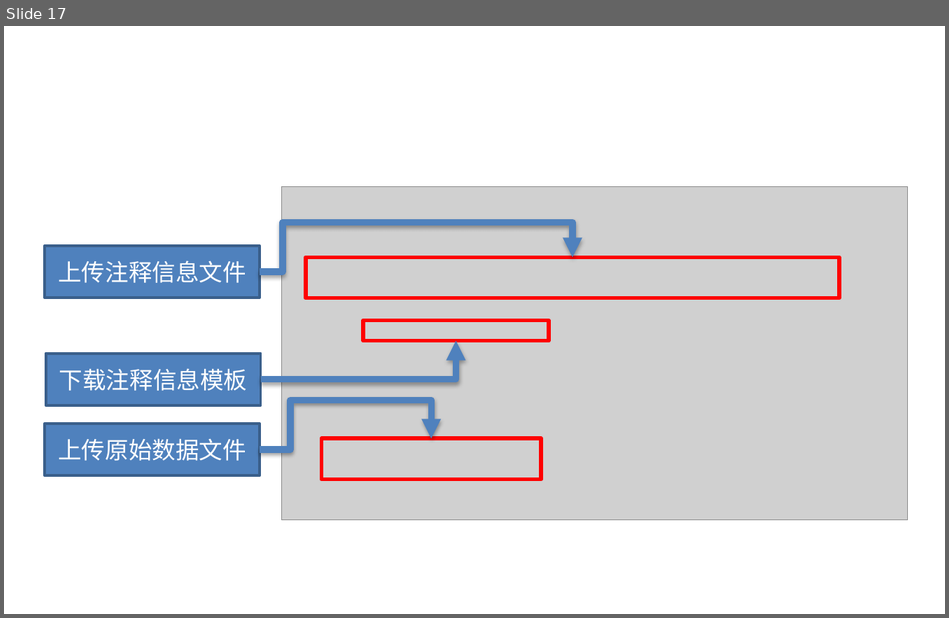
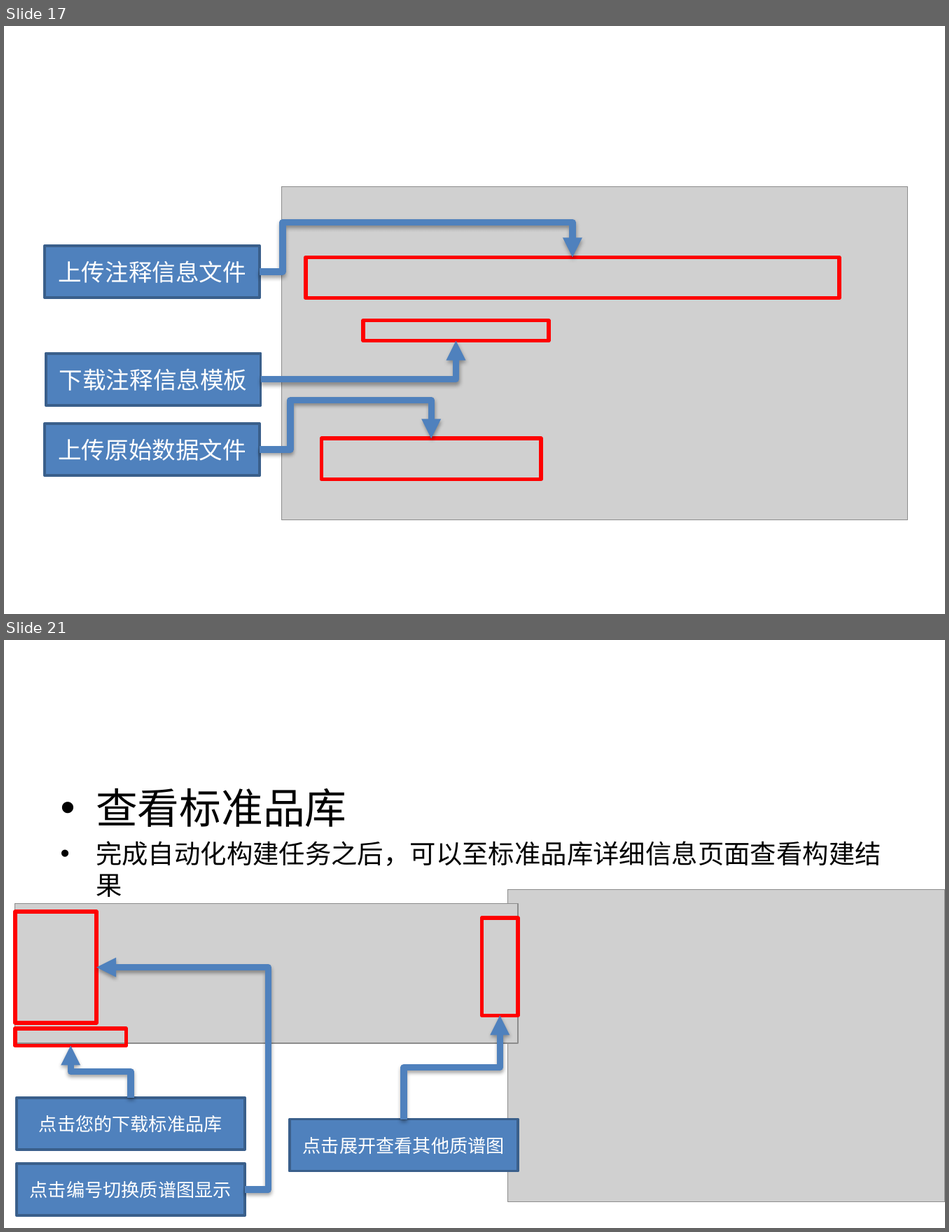
Before and after one commit to BioDeep/docs, a slide deck: Tutorials.pptx. Shown one above the other, each under a label of ours: slide 17 before the commit, slides 17 and 21 after it; the slides between them are not shown. The pictures are 949x618 and 949x1232 pixels, drawn with LibreOffice and Linux fonts; fonts in the diff are those of the drawing; grey boxes stand for pictures. Boxes give left, top, right and bottom in pixels: in the first picture for what was removed or moved away, otherwise in the second. Text is boxed around its words. In the diff, an @@ line names an element or a change of style, - is before the commit and + after.

```diff
--- a/Tutorials.pptx
+++ b/Tutorials.pptx
@@ slide 21 added at (4,640,945,1228), background #FFFFFF @@
@@ text added at (96,788,881,897), 20 pt, text #000000 @@
+• 查看标准品库
+• 完成自动化构建任务之后，可以至标准品库详细信息页面查看构建结果
@@ picture added at (508,889,945,1201) @@
@@ picture added at (15,903,518,1042) @@
@@ rectangle added at (15,912,97,1023), outline #FF0000 3 pt @@
@@ rectangle added at (482,917,518,1015), outline #FF0000 3 pt @@
@@ elbow arrow added from (245, 1190) to (96, 968), #4F81BD 5 pt @@
@@ elbow arrow added from (404, 1119) to (500, 1015), #4F81BD 5 pt @@
@@ rectangle added at (15,1028,126,1045), outline #FF0000 3 pt @@
@@ elbow arrow added from (131, 1097) to (70, 1045), #4F81BD 5 pt @@
@@ rectangle added at (16,1097,245,1149), fill #4F81BD, outline #3A5F8C 2 pt, 14 pt, text #FFFFFF @@
+点击您的下载标准品库
@@ rectangle added at (290,1119,518,1171), fill #4F81BD, outline #3A5F8C 2 pt, 14 pt, text #FFFFFF @@
+点击展开查看其他质谱图
@@ rectangle added at (16,1164,245,1216), fill #4F81BD, outline #3A5F8C 2 pt, 14 pt, text #FFFFFF @@
+点击编号切换质谱图显示
```
Also in this commit, not shown: 3 other slides added.
